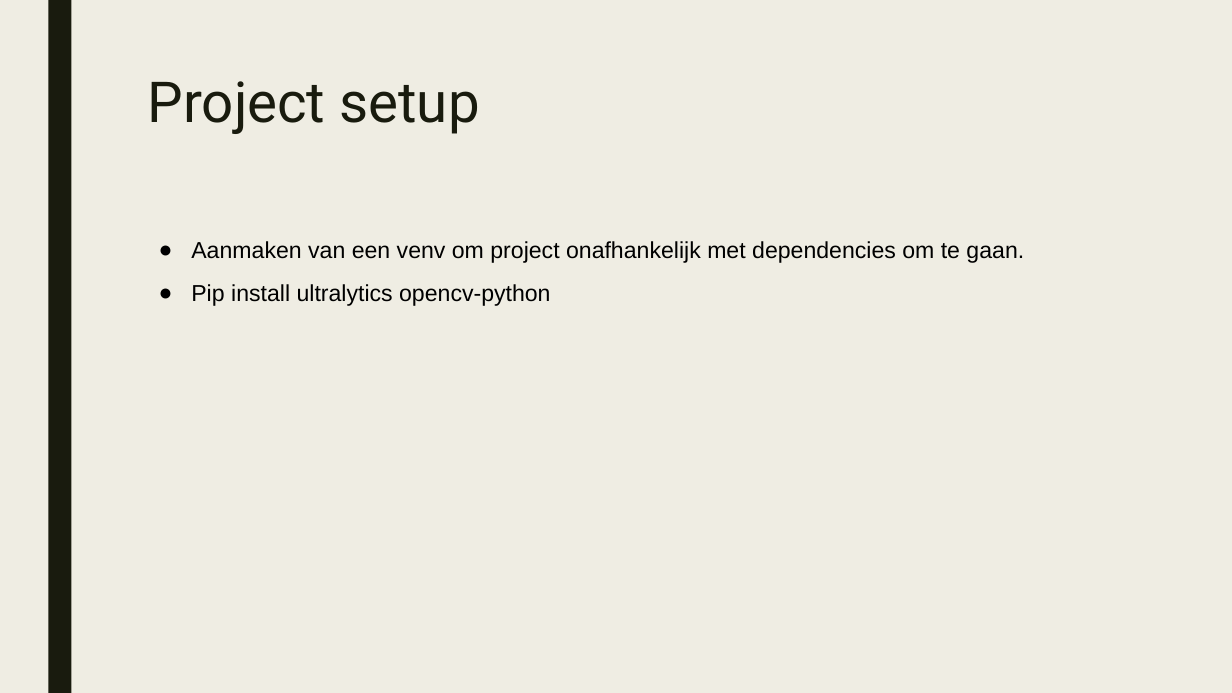
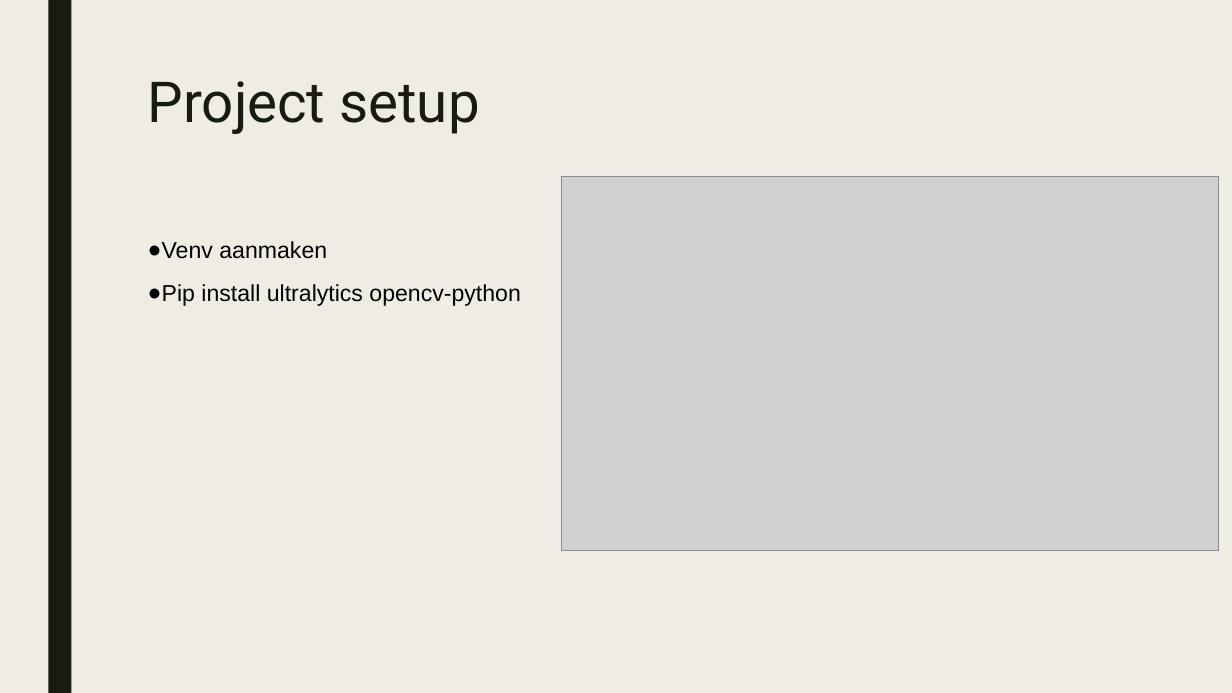
Before and after one commit to SampersS/yolov11, a slide deck: slide 5 of AIEdge_Groepsproject_presentatie.pptx. Drawn at 1232x693 pixels with LibreOffice and Linux fonts; fonts in the diff are those of the drawing; grey boxes stand for pictures. Boxes give left, top, right and bottom in pixels: in the first picture for what was removed or moved away, otherwise in the second. Text is boxed around its words. In the diff, an @@ line names an element or a change of style, - is before the commit and + after.

```diff
--- a/AIEdge_Groepsproject_presentatie.pptx
+++ b/AIEdge_Groepsproject_presentatie.pptx
@@ picture added at (562,177,1219,551) @@
@@ text at (148,241,327,259): text changed @@
-● Aanmaken van een venv om project onafhankelijk met dependencies om te gaan.
+● Venv aanmaken
@@ text at (148,284,520,306): indent changed @@
```
Also in this commit, not shown: 5 other slides changed.
